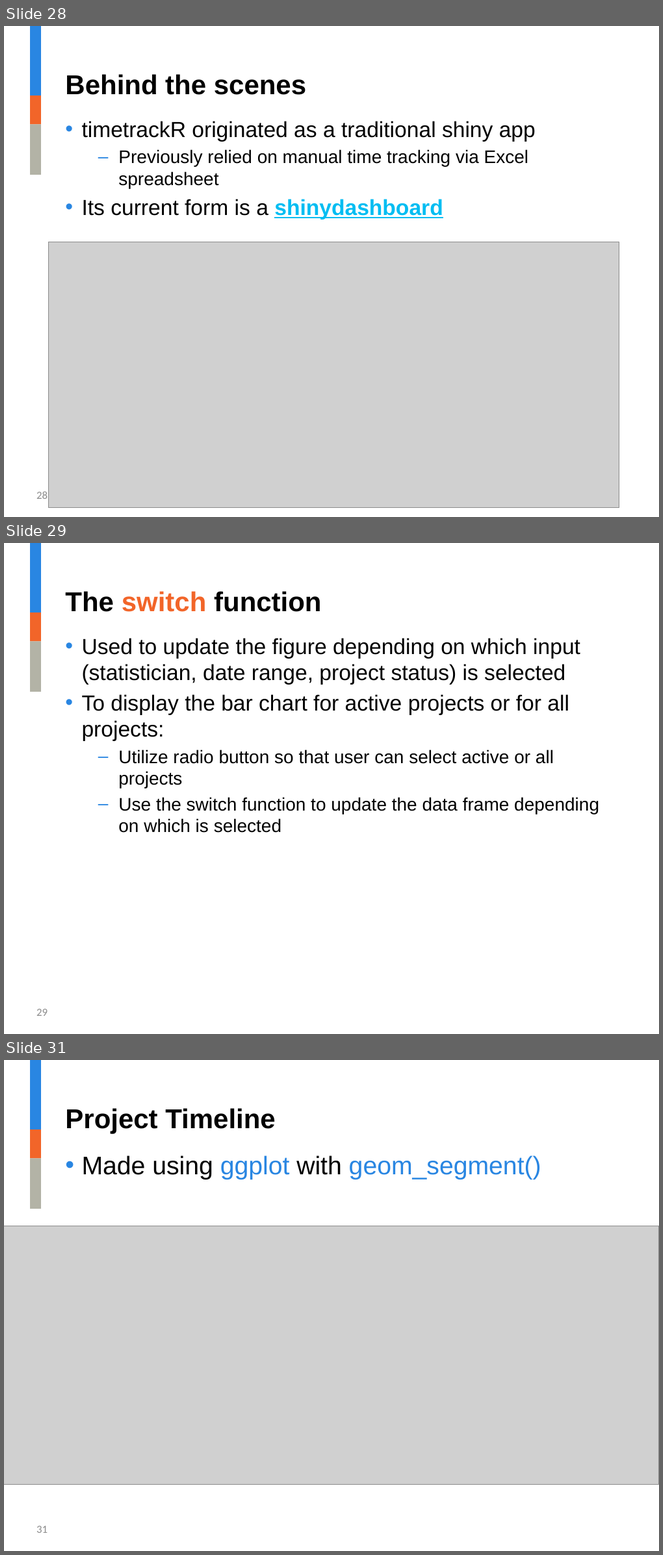
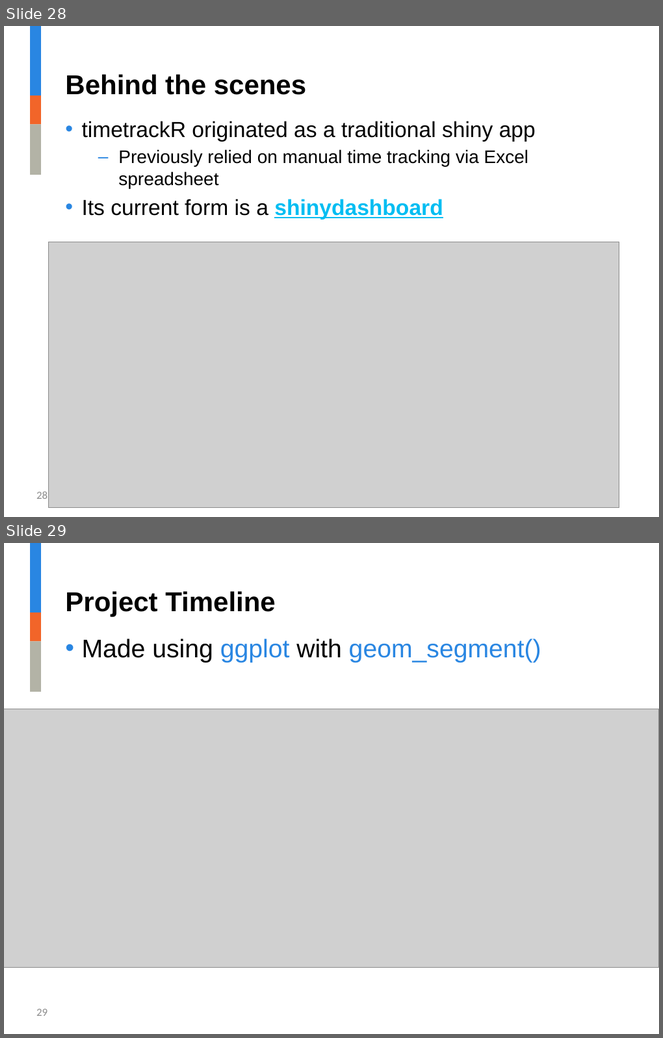
Before and after one commit to jalavery/timetrackR, a slide deck: Strategy and Innovation timetrackR Presentation.pptx. Shown one above the other, each under a label of ours: slides 28, 29 and 31 before the commit, slides 28 and 29 after it; the slides between them are not shown. The pictures are 663x1555 and 663x1038 pixels, drawn with LibreOffice and Linux fonts; fonts in the diff are those of the drawing; grey boxes stand for pictures; background and template pictures are left out. Boxes give left, top, right and bottom in pixels: in the first picture for what was removed or moved away, otherwise in the second. Text is boxed around its words. In the diff, an @@ line names an element or a change of style, - is before the commit and + after.

```diff
--- a/Strategy and Innovation timetrackR Presentation.pptx
+++ b/Strategy and Innovation timetrackR Presentation.pptx
@@ slide 29 removed at [4,543,659,1034], background #FFFFFF; not listed: 3 template elements that a slide beside it also shows @@
@@ title removed at [65,591,321,612] @@
-The switch function
@@ text removed at [82,638,599,833] @@
-• Used to update the figure depending on which input (statistician, date range, project status) is selected
-• To display the bar chart for active projects or for all projects:
-  – Utilize radio button so that user can select active or all projects
-  – Use the switch function to update the data frame depending on which is selected
@@ page number removed at [36,1009,48,1016] @@
-29
@@ what was slide 31 is now slide 29 @@
@@ page number at [36,1009,48,1016]: text changed @@
-31
+29
```
Also in this commit, not shown: 10 slides changed, 1 other slide removed, 1 other file.
